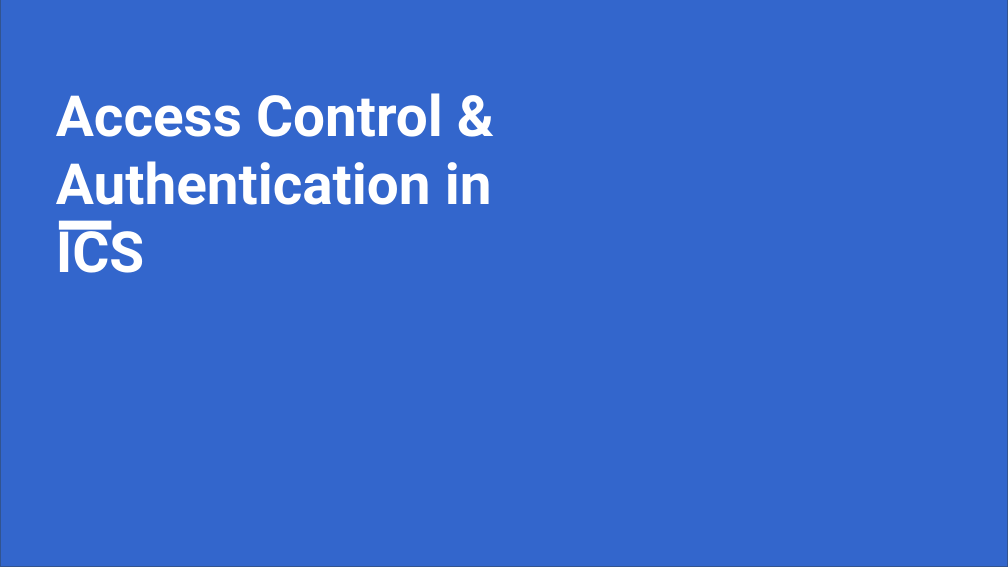
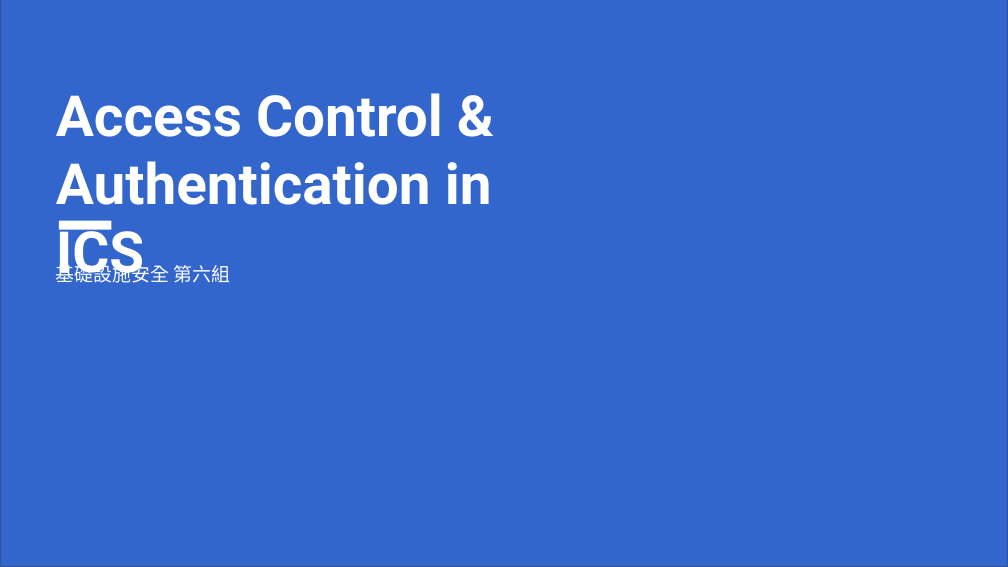
Before and after one commit to as535364/AIS3-ICS6, a slide deck: slide 1 of presentation.pptx. Drawn at 1008x567 pixels with LibreOffice and Linux fonts; fonts in the diff are those of the drawing; background and template pictures are left out. Boxes give left, top, right and bottom in pixels: in the first picture for what was removed or moved away, otherwise in the second. Text is boxed around its words. In the diff, an @@ line names an element or a change of style, - is before the commit and + after.

Commit message:
update slides & modbus

```diff
--- a/presentation.pptx
+++ b/presentation.pptx
@@ text added at box(56, 261, 230, 283), 18 pt, text #FFFFFF @@
+基礎設施安全 第六組
```
Also in this commit, not shown: 3 other files.
